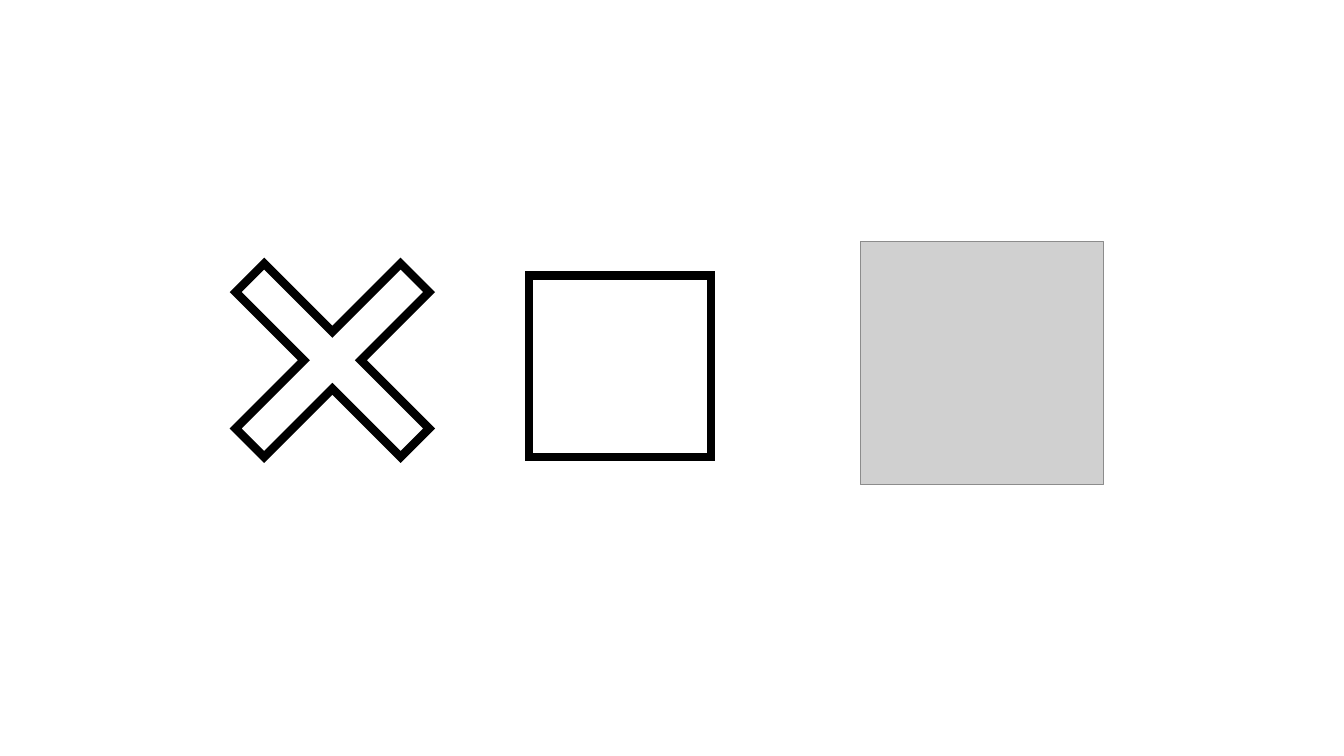
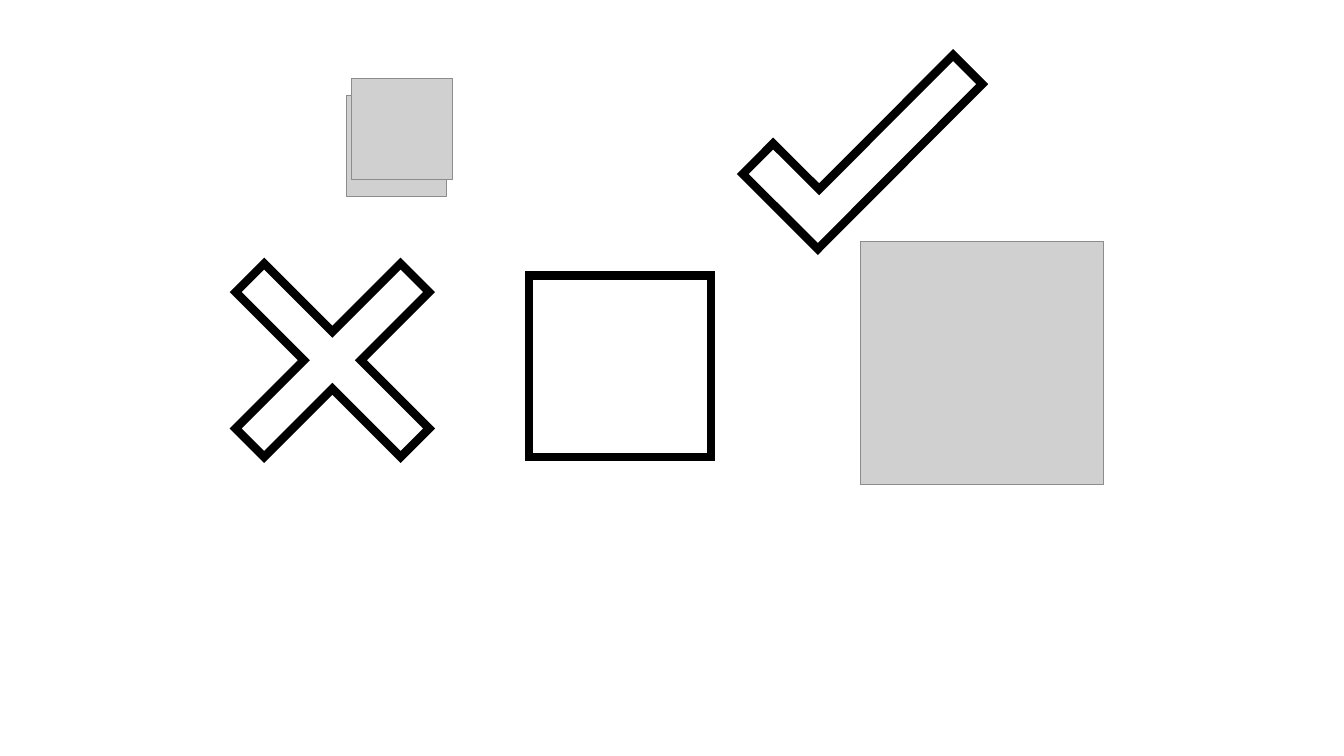
Before and after one commit to Adrien-Dorise/Color_sorter, a slide deck: slide 3 of title.pptx. Drawn at 1344x756 pixels with LibreOffice and Linux fonts; fonts in the diff are those of the drawing; grey boxes stand for pictures. Boxes give left, top, right and bottom in pixels: in the first picture for what was removed or moved away, otherwise in the second. Text is boxed around its words. In the diff, an @@ line names an element or a change of style, - is before the commit and + after.

```diff
--- a/title.pptx
+++ b/title.pptx
@@ corner added at (743,9,982,248), fill #FFFFFF, outline #000000 6 pt @@
@@ picture added at (352,79,453,179) @@
@@ picture added at (346,96,447,197) @@
```
Also in this commit, not shown: 12 other files.
